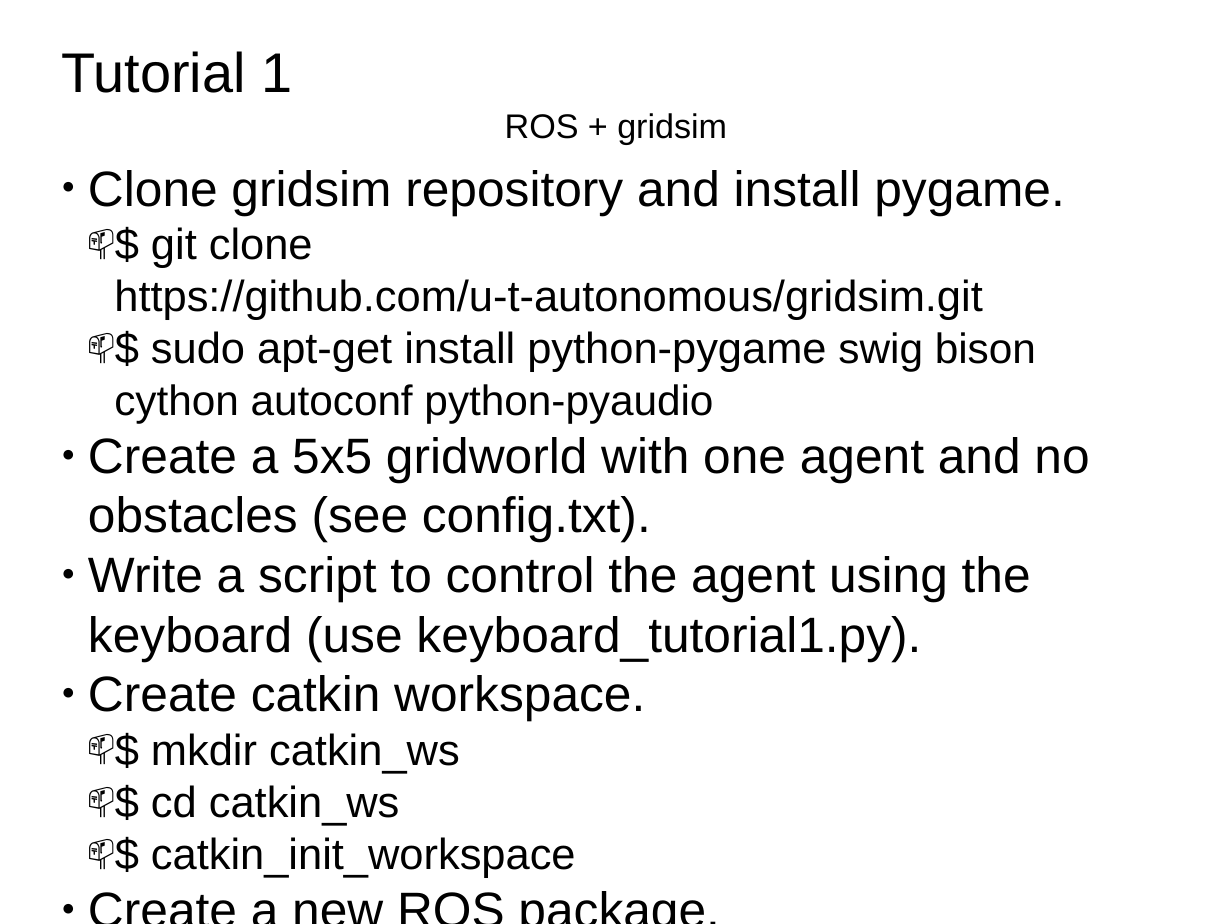
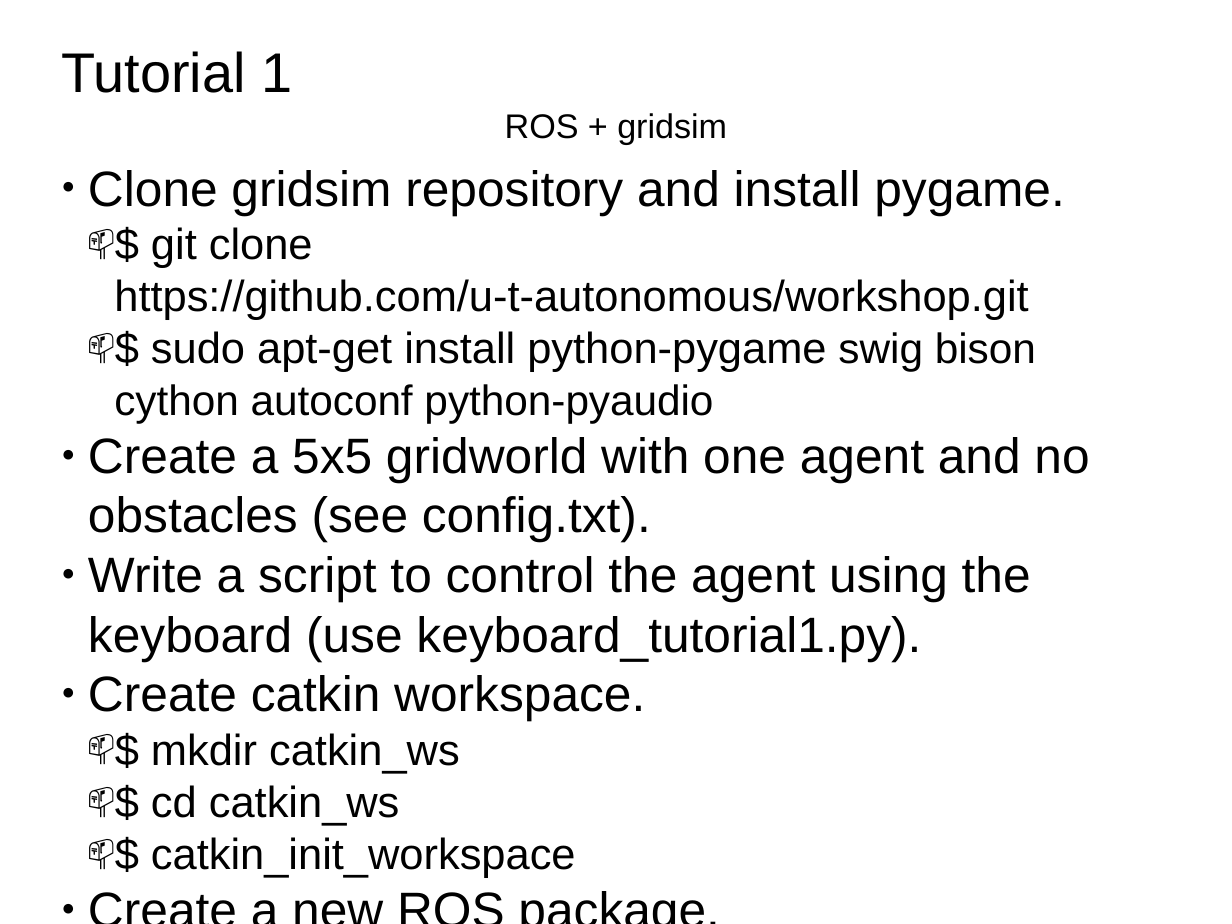
Before and after one commit to u-t-autonomous/workshop, a slide deck: slide 3 of wiald-workshop.pptx. Drawn at 1232x924 pixels with LibreOffice and Linux fonts; fonts in the diff are those of the drawing. Boxes give left, top, right and bottom in pixels: in the first picture for what was removed or moved away, otherwise in the second. Text is boxed around its words. In the diff, an @@ line names an element or a change of style, - is before the commit and + after.

```diff
--- a/wiald-workshop.pptx
+++ b/wiald-workshop.pptx
@@ text at <box>114,227,1028,320</box>: text changed @@
-  📫 $ git clone https://github.com/u-t-autonomous/gridsim.git
+  📫 $ git clone https://github.com/u-t-autonomous/workshop.git
```
Also in this commit, not shown: 2 other files.
